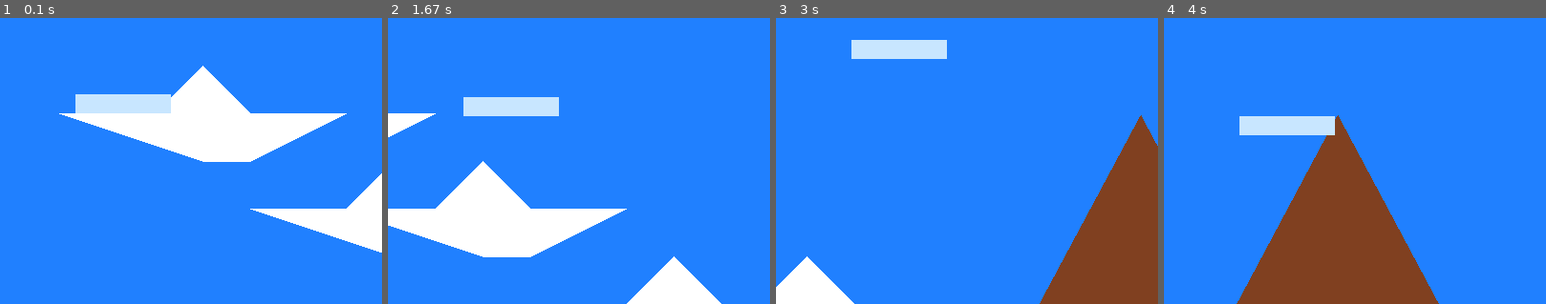
Above: before the commit, frames 1-4 (left to right).
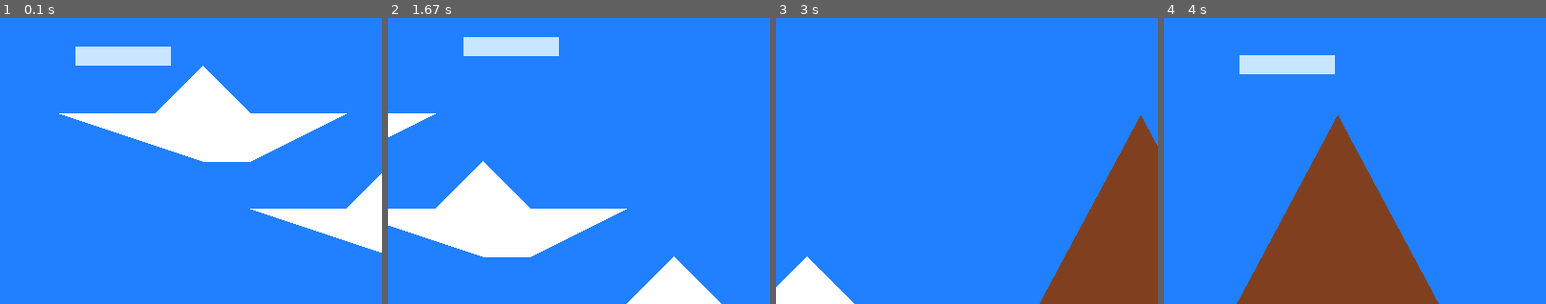
Above: after the commit, the same moments.

Repository: iserk/pygame_collisions
Game: pygame game, started from main.py
The game is run twice, just before and just after one commit, with the same random seed, the same clock (stepped at 60 frames per second) and the same inputs.
Inputs:
- Up to frame 1 (0.1 s): no input
- Up to frame 2 (1.67 s): hold Up 0.33-0.8 s; hold Down 0.83-1.13 s; hold S 0.83-1.13 s; hold Up 1.17-1.53 s; hold W 1.17-1.53 s; hold Down from 1.57 s (still down); hold S from 1.57 s (still down)
- Up to frame 3 (3 s): release Down at 1.93 s; release S at 1.93 s; hold Up 1.97-2.27 s; hold W 1.97-2.27 s; hold Down 2.3-2.6 s; hold S 2.3-2.6 s; hold Up from 2.63 s (still down); hold W from 2.63 s (still down)
- Up to frame 4 (4 s): release Up at 3 s; release W at 3 s; hold Down 3.03-3.4 s; hold S 3.03-3.4 s; hold Up 3.43-3.73 s; hold W 3.43-3.73 s; hold Down from 3.77 s (still down); hold S from 3.77 s (still down)
The pictures show only the part of the screen within x 3-53%, y 0-50%; the shares and areas given below are measured in that part.

The runs differ from the first frame. In frame 1, 3.3% of the frame differs, in the area x 19-45%, y 10-34%; in frame 2, 3.3%; in frame 3, 1.7%; in frame 4, 3.3%.

Commit message:
Fixed collision detection

Diff:
--- a/main.py
+++ b/main.py
@@ -45,6 +45,7 @@
                         Mountain.generate(self, self.game.camera.x + SCREEN_SIZE[0] + 500)
 
     def detect_collisions(self):
+        ## This version detects collisions between all objects
         # for key in self.layers:
         #     for obj1 in self.layers[key]:
         #         for obj2 in self.layers[key]:
@@ -54,11 +55,13 @@
         #                     print(f'Collision between {obj1} and {obj2}')
         #                     obj1.on_collision(obj2)
         #                     obj2.on_collision(obj1)
+
+        # This version detects collisions between the hero and other objects
         hero = self.game.hero
         for obj in self.layers[0]:
             if isinstance(obj, Mountain) or isinstance(obj, Ground) or isinstance(obj, Cloud):
                 if collision.sat_collision_check(hero.get_collider(), obj.get_collider()):
-                    print(f'Collision between {hero} and {obj}')
+                    # print(f'Collision between {hero} and {obj}')
                     hero.on_collision(obj)
                     obj.on_collision(hero)
 
@@ -70,31 +73,31 @@
 
 class Game:
     def __init__(self):
-            pygame.init()
-            self.screen = pygame.display.set_mode(SCREEN_SIZE, pygame.DOUBLEBUF | pygame.HWSURFACE, vsync=1)
-            pygame.display.set_caption("Wire Plane")
-
-            self.clock = pygame.time.Clock()
-
-            self.scene = Scene(self)
-            self.scene.game = self
-            self.camera = Camera(self.screen, 0, 0)
-            self.hero = HeroPlane(None)
-            self.scene.add(self.hero, layer=10)
-
-            self.hero.x = 100
-            # self.hero.y = SCREEN_SIZE[1] - GROUND_HEIGHT
-            self.hero.y = 100
-
-            self.mountains = [Mountain.generate(self.scene, SCREEN_SIZE[0] + 200 + 500 * i) for i in range(1)]
-            self.ground = Ground(self.scene)
-            self.clouds = [Cloud(self.scene, 100, 100), Cloud(self.scene, 300, 200), Cloud(self.scene, 500, 300)]
-
-            self.start_time = pygame.time.get_ticks()
-            self.dt = 0
-            self.elapsed_time = 0
-            self.is_running = False
-            self.fps_list = []
+        pygame.init()
+        self.screen = pygame.display.set_mode(SCREEN_SIZE, pygame.DOUBLEBUF | pygame.HWSURFACE, vsync=1)
+        pygame.display.set_caption("Wire Plane")
+
+        self.clock = pygame.time.Clock()
+
+        self.scene = Scene(self)
+        self.scene.game = self
+        self.camera = Camera(self.screen, 0, 0)
+        self.hero = HeroPlane(None)
+        self.scene.add(self.hero, layer=10)
+
+        self.hero.x = 100
+        # self.hero.y = SCREEN_SIZE[1] - GROUND_HEIGHT
+        self.hero.y = 100
+
+        self.mountains = [Mountain.generate(self.scene, SCREEN_SIZE[0] + 200 + 500 * i) for i in range(1)]
+        self.ground = Ground(self.scene)
+        self.clouds = [Cloud(self.scene, 100, 100), Cloud(self.scene, 300, 200), Cloud(self.scene, 500, 300)]
+
+        self.start_time = pygame.time.get_ticks()
+        self.dt = 0
+        self.elapsed_time = 0
+        self.is_running = False
+        self.fps_list = []
 
     def run(self):
         self.screen.fill(BG_COLOR)
@@ -122,7 +125,8 @@
             self.scene.render(self.camera)
             fps = self.clock.get_fps()
             self.fps_list.append(fps)
-            pygame.display.set_caption(f"Wire Plane - FPS: {round(fps)}, Average FPS: {round(sum(self.fps_list) / len(self.fps_list))}, objects: {len(self.scene.layers[0])}")
+            pygame.display.set_caption(
+                f"Wire Plane - FPS: {round(fps)}, Average FPS: {round(sum(self.fps_list) / len(self.fps_list))}, objects: {len(self.scene.layers[0])}")
 
             pygame.display.flip()
 
@@ -193,6 +197,15 @@
                 self.y += 50
                 return False
         return True
+
+    def on_collision(self, other):
+        print(f'Collision between {self} and {other}')
+        if isinstance(other, Ground):
+            self.y = other.y - 20
+        elif isinstance(other, Cloud):
+            self.y = other.y - 50
+        elif isinstance(other, Mountain):
+            self.y = other.y - other.height - 20
 
     def update(self, dt, elapsed_time):
         keys = pygame.key.get_pressed()
@@ -231,6 +244,11 @@
             Vector2(self.x + 150, self.y + 50)
         ]
 
+    def update(self, dt, elapsed_time):
+        if self.x < self.scene.game.camera.x - 500:
+            self.x = self.scene.game.camera.x + SCREEN_SIZE[0] + random.randint(0, 500)
+            self.y = random.randint(0, SCREEN_SIZE[1] - GROUND_HEIGHT - 100)
+
     def render(self, camera):
         pygame.draw.polygon(
             camera.screen,
@@ -289,6 +307,7 @@
                 (self.x - camera.x, self.y - self.height - camera.y)
             )
         )
+
     @staticmethod
     def generate(scene, x, height=None, width=None):
         if height is None:
